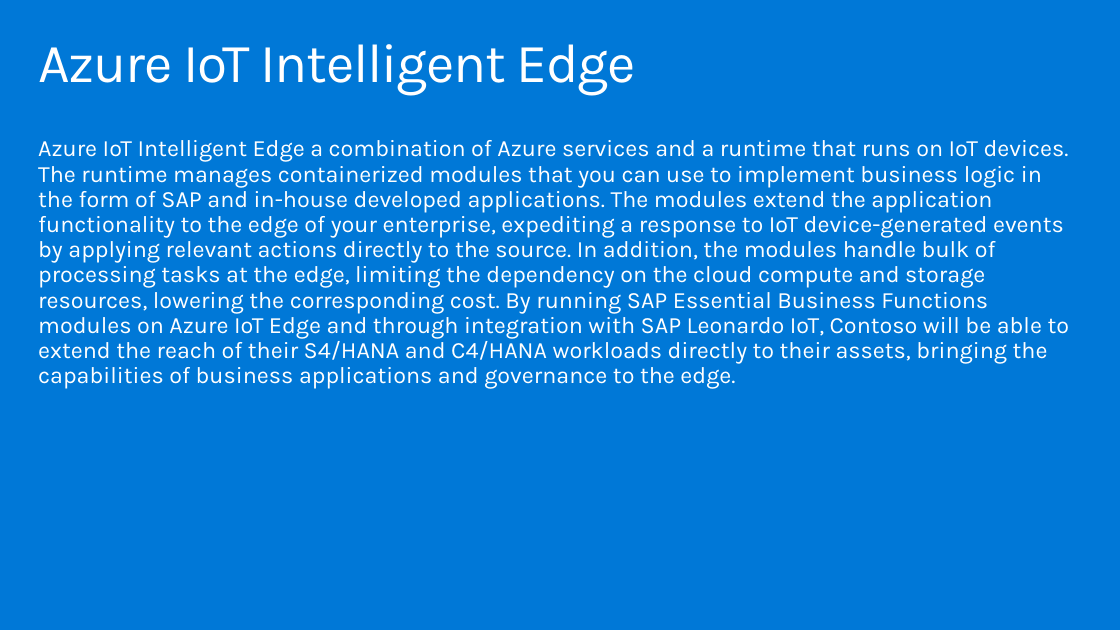
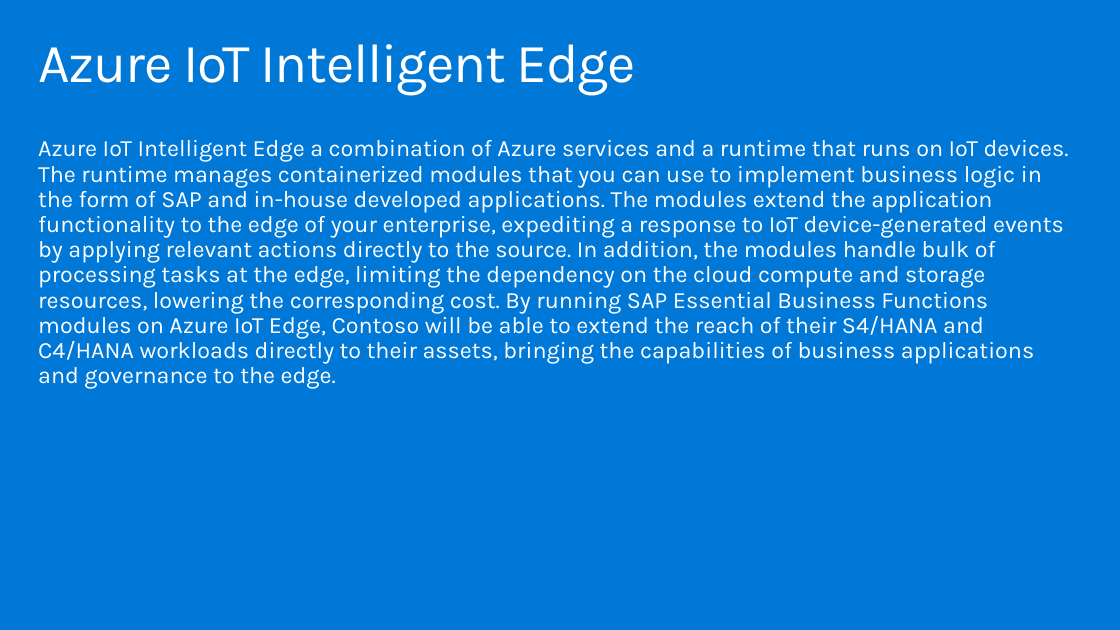
Before and after one commit to DawnmarieDesJardins/MCW-SAP-plus-extend-and-innovate, a slide deck: slide 24 of Whiteboard design session/WDS trainer presentation - SAP_plus_extend_and_innovate.pptx. Drawn at 1120x630 pixels with LibreOffice and Linux fonts; fonts in the diff are those of the drawing. Boxes give left, top, right and bottom in pixels: in the first picture for what was removed or moved away, otherwise in the second. Text is boxed around its words. In the diff, an @@ line names an element or a change of style, - is before the commit and + after.

```diff
--- a/Whiteboard design session/WDS trainer presentation - SAP_plus_extend_and_innovate.pptx
+++ b/Whiteboard design session/WDS trainer presentation - SAP_plus_extend_and_innovate.pptx
@@ text at <box>38,140,1069,389</box>: text changed @@
-Azure IoT Intelligent Edge a combination of Azure services and a runtime that runs on IoT devices. The runtime manages containerized modules that you can use to implement business logic in the form of SAP and in-house developed applications. The modules extend the application functionality to the edge of your enterprise, expediting a response to IoT device-generated events by applying relevant actions directly to the source. In addition, the modules handle bulk of processing tasks at the edge, limiting the dependency on the cloud compute and storage resources, lowering the corresponding cost. By running SAP Essential Business Functions modules on Azure IoT Edge and through integration with SAP Leonardo IoT, Contoso will be able to extend the reach of their S4/HANA and C4/HANA workloads directly to their assets, bringing the capabilities of business applications and governance to the edge.
+Azure IoT Intelligent Edge a combination of Azure services and a runtime that runs on IoT devices. The runtime manages containerized modules that you can use to implement business logic in the form of SAP and in-house developed applications. The modules extend the application functionality to the edge of your enterprise, expediting a response to IoT device-generated events by applying relevant actions directly to the source. In addition, the modules handle bulk of processing tasks at the edge, limiting the dependency on the cloud compute and storage resources, lowering the corresponding cost. By running SAP Essential Business Functions modules on Azure IoT Edge, Contoso will be able to extend the reach of their S4/HANA and C4/HANA workloads directly to their assets, bringing the capabilities of business applications and governance to the edge.
```
Also in this commit, not shown: 3 other slides changed, 2 other files.
